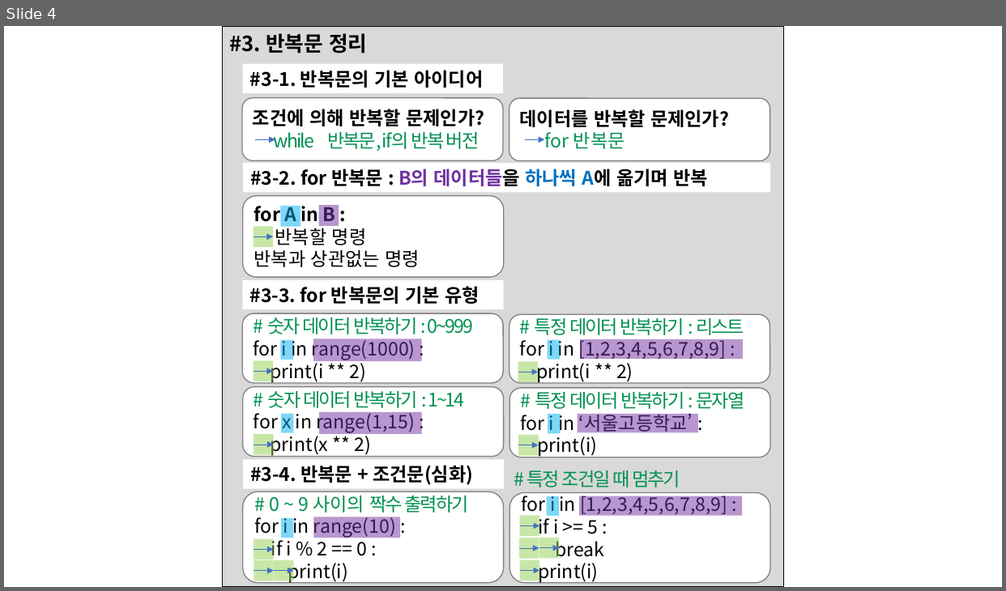
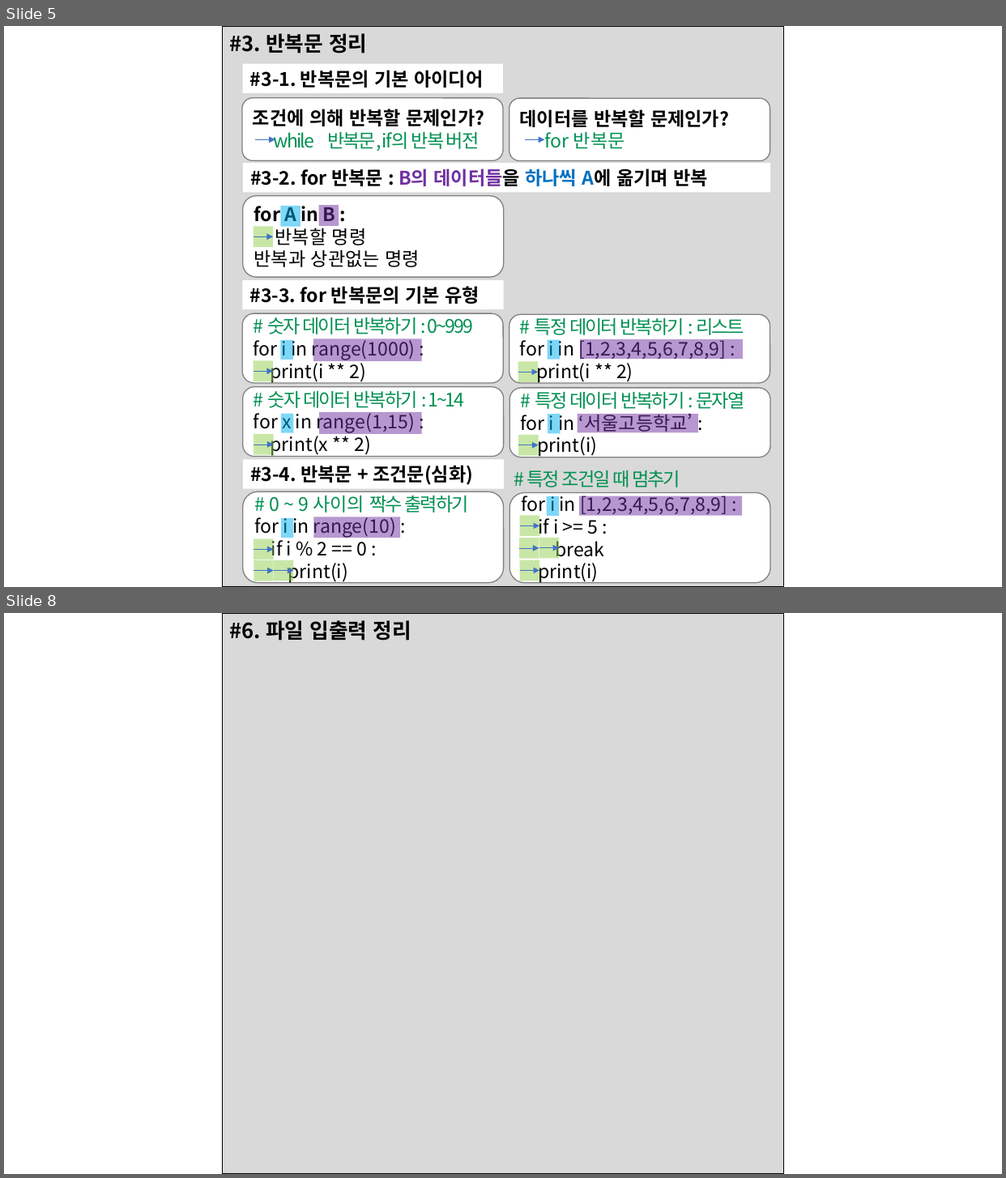
Before and after one commit to greatsong/python2022, a slide deck: 2022파이썬기초문법정리(220320,3-반복문까지).pptx. Shown one above the other, each under a label of ours: slide 4 before the commit, slides 5 and 8 after it; the slides between them are not shown. The pictures are 1006x591 and 1006x1178 pixels, drawn with LibreOffice and Linux fonts; fonts in the diff are those of the drawing. Boxes give left, top, right and bottom in pixels: in the first picture for what was removed or moved away, otherwise in the second. Text is boxed around its words. In the diff, an @@ line names an element or a change of style, - is before the commit and + after.

```diff
--- a/2022파이썬기초문법정리(220320,3-반복문까지).pptx
+++ b/2022파이썬기초문법정리(220320,3-반복문까지).pptx
@@ slide 8 added at (4,613,1002,1174), background #FFFFFF @@
@@ rectangle added at (223,613,784,1174), fill #D9D9D9, outline #000000 1 pt @@
@@ text added at (230,620,411,641), 20 pt, text #000000, bold @@
+#6. 파일 입출력 정리
@@ what was slide 4 is now slide 5 @@
```
Also in this commit, not shown: 5 other slides added.
